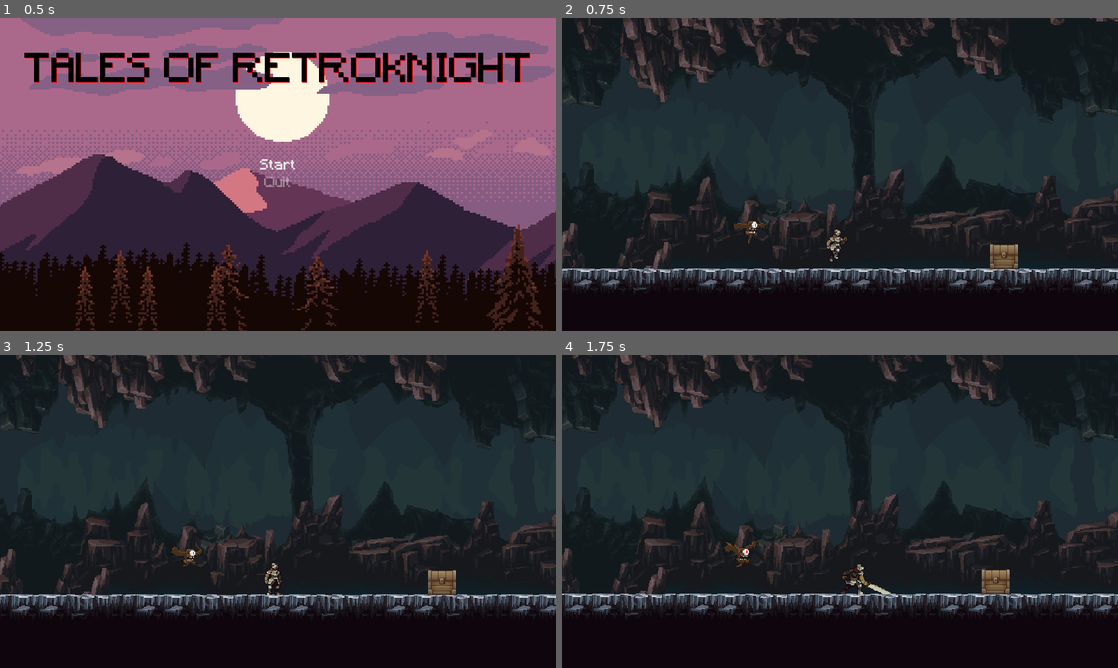
Above: before the commit, frames 1-4 (two rows, left to right).
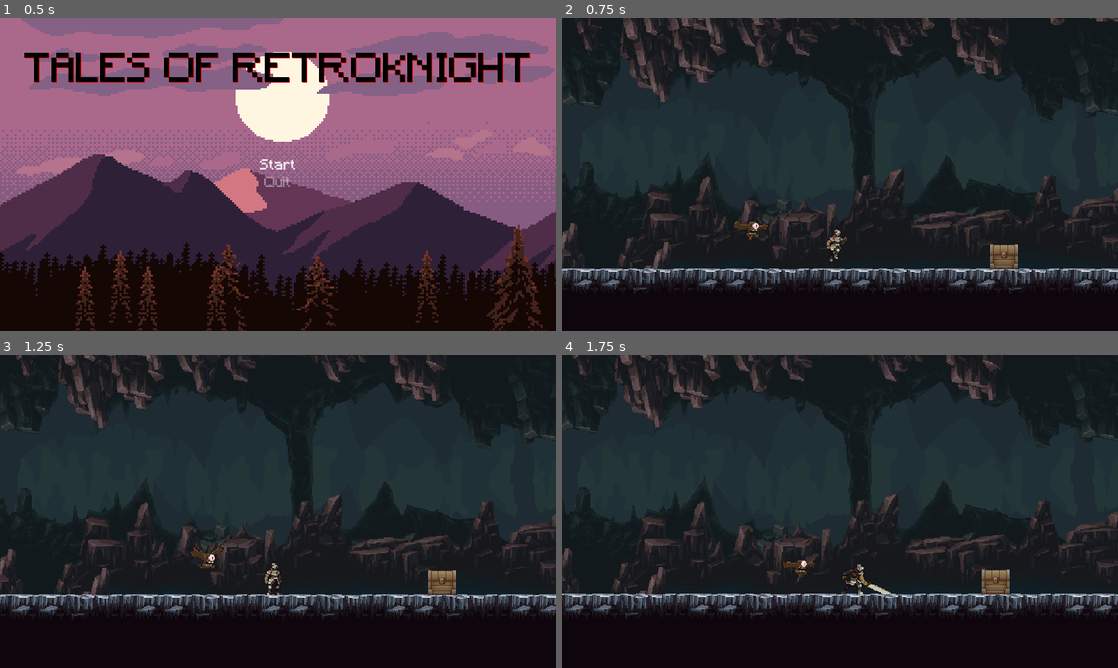
Above: after the commit, the same moments.

Repository: Astrol99/RetroKnight
Game: Godot game, scene res://scenes/MainMenu.tscn
Same seed, same stepped clock (60 frames per second), same inputs: the game is played once before the commit and once after it.
Inputs (mouse positions are in pixels of both pictures, inside the frame that each line leads up to):
- Up to frame 1 (0.5 s): no input
- Up to frame 2 (0.75 s): click "Start" at 0.5 s
- Up to frame 3 (1.25 s): no input
- Up to frame 4 (1.75 s): move the mouse to (962, 495) at 1.27 s; hold Right (ui_right) from 1.28 s (still down); click (962, 495) at 1.35 s; tap Up (ui_up) at 1.52 s

Frame 1 is identical in both runs. In frame 2, 0.1% of the frame differs, in the area x 30-38%, y 64-72%; in frame 3, 0.2%; in frame 4, 0.3%, in the area x 28-46%, y 58-73%.

Commit message:
Added basic enemy AI

Diff:
--- a/scenes/Flying Eye.tscn
+++ b/scenes/Flying Eye.tscn
@@ -7,6 +7,7 @@
 [ext_resource path="res://scenes/Hurtbox.tscn" type="PackedScene" id=5]
 [ext_resource path="res://scripts/Flying Eye.gd" type="Script" id=6]
 [ext_resource path="res://scenes/Stats.tscn" type="PackedScene" id=7]
+[ext_resource path="res://scenes/PlayerDetectionZone.tscn" type="PackedScene" id=8]
 
 [sub_resource type="AtlasTexture" id=1]
 atlas = ExtResource( 2 )
@@ -111,7 +112,7 @@
 "name": "takehit",
 "speed": 5.0
 }, {
-"frames": [ SubResource( 5 ), SubResource( 6 ), SubResource( 7 ), SubResource( 8 ) ],
+"frames": [ SubResource( 5 ), SubResource( 6 ), SubResource( 7 ), SubResource( 8 ), SubResource( 8 ), SubResource( 8 ) ],
 "loop": false,
 "name": "death",
 "speed": 5.0
@@ -134,14 +135,19 @@
 [sub_resource type="CircleShape2D" id=27]
 radius = 15.0
 
+[sub_resource type="CircleShape2D" id=28]
+radius = 160.0
+
 [node name="Flying Eye" type="KinematicBody2D"]
 collision_layer = 16
 script = ExtResource( 6 )
+ACCELERATION = 100
+MAX_SPEED = 200
 
 [node name="AnimatedSprite" type="AnimatedSprite" parent="."]
 frames = SubResource( 25 )
 animation = "flight"
-frame = 6
+frame = 4
 speed_scale = 2.0
 playing = true
 
@@ -154,13 +160,21 @@
 collision_layer = 8
 
 [node name="CollisionShape2D" parent="Hurtbox" index="0"]
+modulate = Color( 0, 1, 0.27451, 1 )
 position = Vector2( 4, 1 )
 shape = SubResource( 27 )
 
 [node name="Stats" parent="." instance=ExtResource( 7 )]
 max_health = 5
 
+[node name="PlayerDetectionZone" parent="." instance=ExtResource( 8 )]
+
+[node name="CollisionShape2D" parent="PlayerDetectionZone" index="0"]
+modulate = Color( 1, 1, 1, 0.329412 )
+shape = SubResource( 28 )
+
 [connection signal="area_entered" from="Hurtbox" to="." method="_on_Hurtbox_area_entered"]
 [connection signal="no_health" from="Stats" to="." method="_on_Stats_no_health"]
 
 [editable path="Hurtbox"]
+[editable path="PlayerDetectionZone"]
--- /dev/null
+++ b/scenes/PlayerDetectionZone.tscn
@@ -0,0 +1,13 @@
+[gd_scene load_steps=2 format=2]
+
+[ext_resource path="res://scripts/PlayerDetectionZone.gd" type="Script" id=1]
+
+[node name="PlayerDetectionZone" type="Area2D"]
+collision_layer = 0
+collision_mask = 2
+script = ExtResource( 1 )
+
+[node name="CollisionShape2D" type="CollisionShape2D" parent="."]
+
+[connection signal="body_entered" from="." to="." method="_on_PlayerDetectionZone_body_entered"]
+[connection signal="body_exited" from="." to="." method="_on_PlayerDetectionZone_body_exited"]
--- a/scripts/Flying Eye.gd
+++ b/scripts/Flying Eye.gd
@@ -1,16 +1,62 @@
 extends KinematicBody2D
 
-onready var stats = $Stats
+onready var _stats = $Stats
+onready var _animated_sprite = $AnimatedSprite
+onready var _player_detection_zone = $PlayerDetectionZone
 
+export var ACCELERATION = 50
+export var MAX_SPEED = 500
+export var FRICTION = 200
+
+enum {
+	IDLE,
+	WANDER,
+	CHASE
+}
+var state = CHASE
+
+var velocity = Vector2.ZERO
 var knockback = Vector2.ZERO
 
 func _physics_process(delta):
-	knockback = knockback.move_toward(Vector2.ZERO, 200 * delta)
+	knockback = knockback.move_toward(Vector2.ZERO, FRICTION * delta)
 	knockback = move_and_slide(knockback)
 
+	match state:
+		IDLE:
+			velocity = velocity.move_toward(Vector2.ZERO, FRICTION * delta)
+			seek_player()
+
+		WANDER:
+			pass
+
+		CHASE:
+			var player = _player_detection_zone.player
+			if player:
+				var direction = position.direction_to(player.global_position)
+				velocity = velocity.move_toward(direction * MAX_SPEED, ACCELERATION * delta)
+			else:
+				state = IDLE
+
+			_animated_sprite.flip_h = velocity.x < 0
+
+	velocity = move_and_slide(velocity)
+
+func seek_player():
+	if _player_detection_zone.player:
+		state = CHASE
+
 func _on_Hurtbox_area_entered(area):
-	stats.health -= area.damage
 	knockback = area.knockback_vector * 100
 
+	_animated_sprite.play("takehit")
+	yield(_animated_sprite, "animation_finished")
+	_animated_sprite.play("flight")
+
+	_stats.health -= area.damage
+
 func _on_Stats_no_health():
+	_animated_sprite.play("death")
+	yield(_animated_sprite, "animation_finished")
+
 	queue_free()
--- /dev/null
+++ b/scripts/PlayerDetectionZone.gd
@@ -0,0 +1,12 @@
+extends Area2D
+
+var player = null
+
+func _ready():
+	pass
+
+func _on_PlayerDetectionZone_body_entered(body):
+	player = body
+
+func _on_PlayerDetectionZone_body_exited(body):
+	player = null
Not shown: 1 places in scenes/Flying Eye.tscn that only renumber resources
